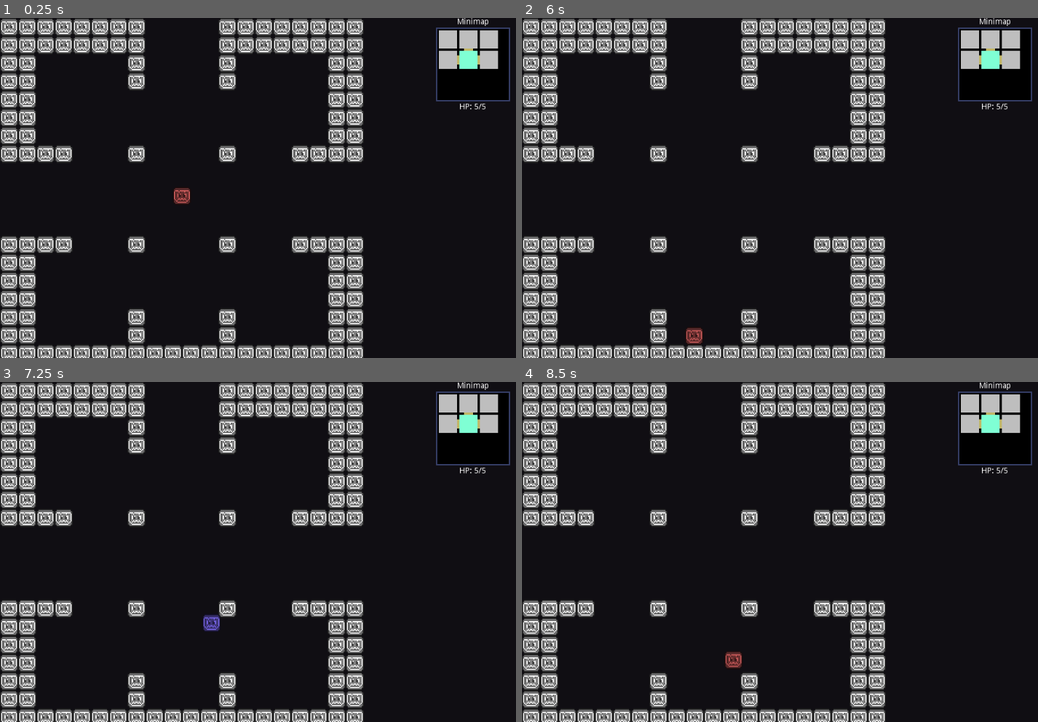
Above: before the commit, frames 1-4 (two rows, left to right).
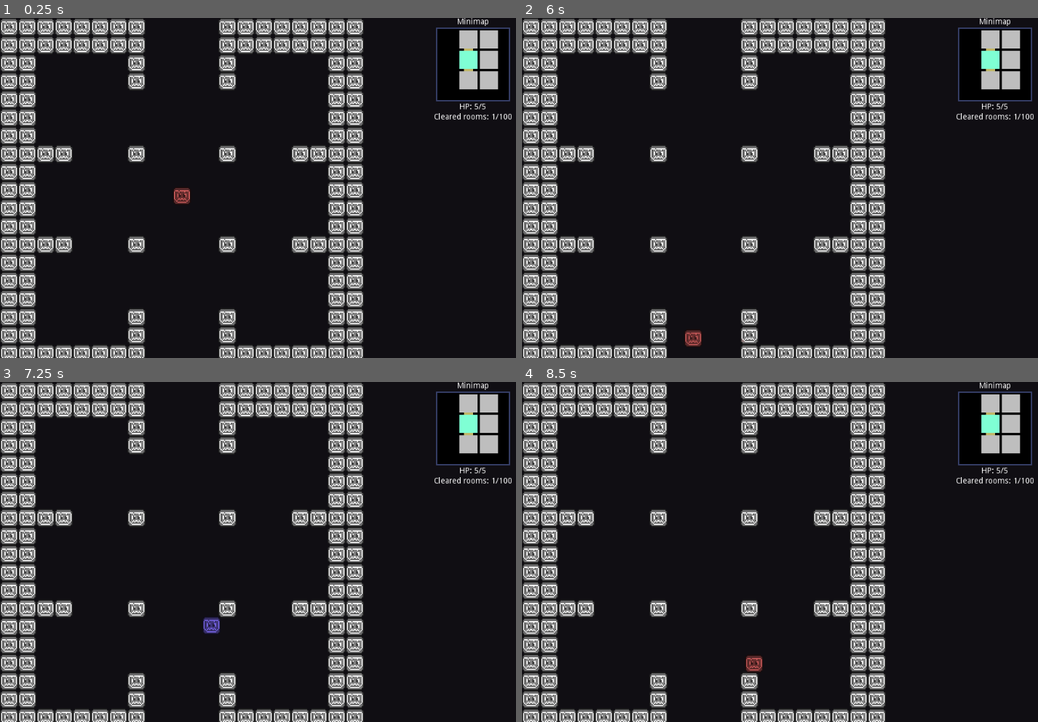
Above: after the commit, the same moments.

Repository: mewore/rgb-squad
Game: Godot game, scene res://Game.tscn
Same seed, same stepped clock (60 frames per second), same inputs: the game is played once before the commit and once after it.
Inputs:
- Up to frame 1 (0.25 s): no input
- Up to frame 2 (6 s): tap Enter at 0.5 s; hold Right (move_right) 0.53-1.28 s; hold D (set_blue) 0.53-1.28 s; hold Down (move_down) 1.28-2.03 s; tap S (set_green) at 1.35, 4.35 s; hold Right (move_right) 2.03-2.78 s; hold A (set_red) 2.03-2.78 s; hold Up (move_up) 2.78-3.53 s; tap Z (shoot) at 2.85, 5.85 s; tap Space at 3.5 s; hold D (set_blue) 3.53-4.28 s; hold Left (move_left) 3.53-5.03 s; hold Down (move_down) 5.03-5.78 s; hold A (set_red) 5.03-5.78 s; hold Right (move_right) from 5.78 s (still down)
- Up to frame 3 (7.25 s): release Right (move_right) at 6.53 s; hold Up (move_up) from 6.53 s (still down); hold D (set_blue) from 6.53 s (still down)
- Up to frame 4 (8.5 s): release Up (move_up) at 7.28 s; release D (set_blue) at 7.28 s; hold Right (move_right) 7.28-8.03 s; tap S (set_green) at 7.35 s; hold Down (move_down) from 8.03 s (still down); hold A (set_red) from 8.03 s (still down)

The runs differ from the first frame. In frame 1, 3.8% of the frame differs, in the area x 0-100%, y 3-100%; in frame 2, 4.0%; in frame 3, 3.9%; in frame 4, 4.1%.

Commit message:
Display the cleared rooms

Diff:
--- a/Game.tscn
+++ b/Game.tscn
@@ -1,6 +1,7 @@
-[gd_scene load_steps=4 format=2]
+[gd_scene load_steps=5 format=2]
 
 [ext_resource path="res://Game.gd" type="Script" id=1]
+[ext_resource path="res://ui/RoomDisplay.gd" type="Script" id=2]
 [ext_resource path="res://ui/Minimap.tscn" type="PackedScene" id=3]
 [ext_resource path="res://ui/HpDisplay.gd" type="Script" id=4]
 
@@ -31,7 +32,7 @@
 
 [node name="VBoxContainer" type="VBoxContainer" parent="Hud/HBoxContainer"]
 margin_left = 117.0
-margin_right = 267.0
+margin_right = 317.0
 margin_bottom = 600.0
 rect_min_size = Vector2( 150, 0 )
 __meta__ = {
@@ -39,44 +40,52 @@
 }
 
 [node name="MinimapTitle" type="Label" parent="Hud/HBoxContainer/VBoxContainer"]
-margin_right = 150.0
+margin_right = 200.0
 margin_bottom = 14.0
 text = "Minimap"
 align = 1
 
 [node name="HBoxContainer" type="HBoxContainer" parent="Hud/HBoxContainer/VBoxContainer"]
 margin_top = 18.0
-margin_right = 150.0
+margin_right = 200.0
 margin_bottom = 146.0
 __meta__ = {
 "_edit_use_anchors_": false
 }
 
 [node name="Spacer1" type="Control" parent="Hud/HBoxContainer/VBoxContainer/HBoxContainer"]
-margin_right = 7.0
+margin_right = 32.0
 margin_bottom = 128.0
 size_flags_horizontal = 3
 size_flags_vertical = 3
 
 [node name="Minimap" parent="Hud/HBoxContainer/VBoxContainer/HBoxContainer" instance=ExtResource( 3 )]
-margin_left = 11.0
-margin_right = 139.0
+margin_left = 36.0
+margin_right = 164.0
 margin_bottom = 128.0
 
 [node name="Spacer2" type="Control" parent="Hud/HBoxContainer/VBoxContainer/HBoxContainer"]
-margin_left = 143.0
-margin_right = 150.0
+margin_left = 168.0
+margin_right = 200.0
 margin_bottom = 128.0
 size_flags_horizontal = 3
 size_flags_vertical = 3
 
 [node name="HpDisplay" type="Label" parent="Hud/HBoxContainer/VBoxContainer"]
 margin_top = 150.0
-margin_right = 150.0
+margin_right = 200.0
 margin_bottom = 164.0
 text = "HP: 123"
 align = 1
 script = ExtResource( 4 )
+
+[node name="RoomDisplay" type="Label" parent="Hud/HBoxContainer/VBoxContainer"]
+margin_top = 168.0
+margin_right = 200.0
+margin_bottom = 182.0
+text = "Cleared rooms: 0/1000"
+align = 1
+script = ExtResource( 2 )
 
 [node name="Spacer" type="Control" parent="Hud/HBoxContainer"]
 margin_left = 271.0
--- a/Global.gd
+++ b/Global.gd
@@ -1,6 +1,7 @@
 extends Node
 
 signal player_damaged(old_hp, new_hp)
+signal room_cleared(cleared_rooms, total_rooms)
 
 var LOG: Log = LogManager.get_log(self)
 
@@ -18,12 +19,12 @@
 var player_hp: int = MAX_PLAYER_HP setget set_player_hp
 var player_colour: int
 
-var cleared_rooms: Dictionary = {}
-var room_is_cleared: bool = false
+var cleared_rooms: int = 0
 var room_enter_direction: Vector2 = Vector2.UP
 
-const DUNGEON_WIDTH: int = 3
-const DUNGEON_HEIGHT: int = 3
+const DUNGEON_WIDTH: int = 10
+const DUNGEON_HEIGHT: int = 10
+const DUNGEON_SIZE: int = DUNGEON_WIDTH * DUNGEON_HEIGHT
 const DUNGEON_ADDITIONAL_DOORS: float = 0.0
 var dungeon_layout: DungeonLayout
 
@@ -34,9 +35,16 @@
 
 func go_to_room(direction: Vector2) -> void:
     dungeon_layout.move(int(direction.x), int(direction.y))
-    room_is_cleared = dungeon_layout.current_room.cleared
     room_enter_direction = direction
     change_scene(GAME_SCENE)
+
+func clear_room() -> void:
+    dungeon_layout.current_room.cleared = true
+    cleared_rooms += 1
+    emit_signal("room_cleared", cleared_rooms, DUNGEON_SIZE)
+
+func is_room_cleared() -> bool:
+    return dungeon_layout.current_room.cleared
 
 func set_player_hp(new_player_hp: int) -> void:
     var old_player_hp: int = player_hp
@@ -87,10 +95,9 @@
 func reset() -> void:
     player_hp = MAX_PLAYER_HP
     player_colour = Types.RgbColour.RED
-    cleared_rooms = {}
+    cleared_rooms = 0
     dungeon_layout = DungeonLayout.new(
         DUNGEON_WIDTH, DUNGEON_HEIGHT, DUNGEON_ADDITIONAL_DOORS)
-    room_is_cleared = false
     room_enter_direction = Vector2.ZERO
 
 func change_scene(new_scene: String) -> void:
--- a/entities/enemy/Enemy.gd
+++ b/entities/enemy/Enemy.gd
@@ -24,7 +24,7 @@
 onready var INITIAL_PHYSICS_LAYER: int = HURTBOX.collision_layer
 
 func _ready() -> void:
-    if Global.room_is_cleared:
+    if Global.is_room_cleared():
         queue_free()
     else:
         update_colour()
--- a/environment/rooms/Room.gd
+++ b/environment/rooms/Room.gd
@@ -24,7 +24,7 @@
         var tile: Vector2 = _tile
         COMMON_MAP.set_cell(int(tile.x), int(tile.y), wall_tile_id)
 
-    if Global.room_is_cleared:
+    if Global.is_room_cleared():
         open_doors()
     elif enemies_left:
         LOG.info("Enemy count: %d" % [enemies_left])
@@ -36,6 +36,7 @@
         Global.do_room_countdown()
     else:
         open_doors()
+        Global.clear_room()
 
 func _process(_delta: float) -> void:
     if is_open:
@@ -55,6 +56,7 @@
     if enemies_left <= 0:
         destroy_bullets()
         open_doors()
+        Global.clear_room()
 
 func destroy_bullets() -> void:
     for _bullet in get_tree().get_nodes_in_group("enemy_bullets"):
@@ -73,4 +75,3 @@
         if Global.dungeon_layout.current_room.has_door(delta_x, delta_y):
             COMMON_MAP.set_cell(int(cell.x), int(cell.y), -1)
     is_open = true
-    Global.dungeon_layout.current_room.cleared = true
--- /dev/null
+++ b/ui/RoomDisplay.gd
@@ -0,0 +1,14 @@
+extends Label
+
+var LOG: Log = LogManager.get_log(self)
+
+func _ready() -> void:
+    update_label(Global.cleared_rooms, Global.DUNGEON_SIZE)
+    LOG.check_error_code(Global.connect("room_cleared", self, "_on_room_cleared"),
+        "Connecting the Global 'player_damaged' signal to '_on_player_damaged'")
+
+func _on_room_cleared(cleared_rooms: int, total_rooms: int) -> void:
+    update_label(cleared_rooms, total_rooms)
+
+func update_label(cleared_rooms: int, total_rooms: int) -> void:
+    text = "Cleared rooms: %d/%d" % [cleared_rooms, total_rooms]
Not shown, changed: README.md
